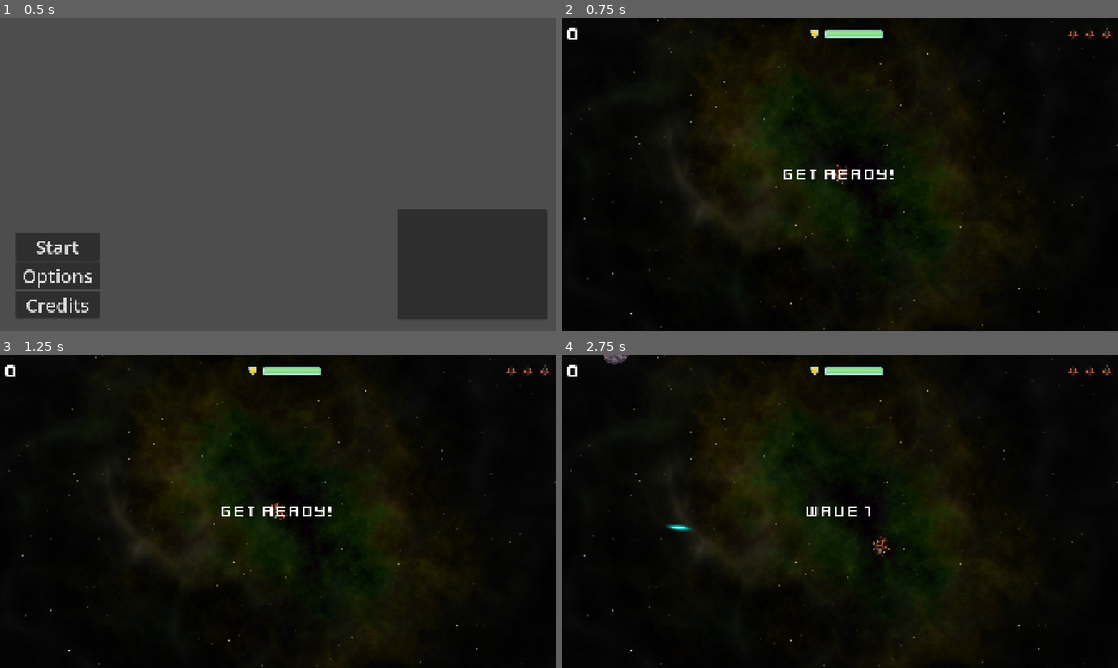
Above: before the commit, frames 1-4 (two rows, left to right).
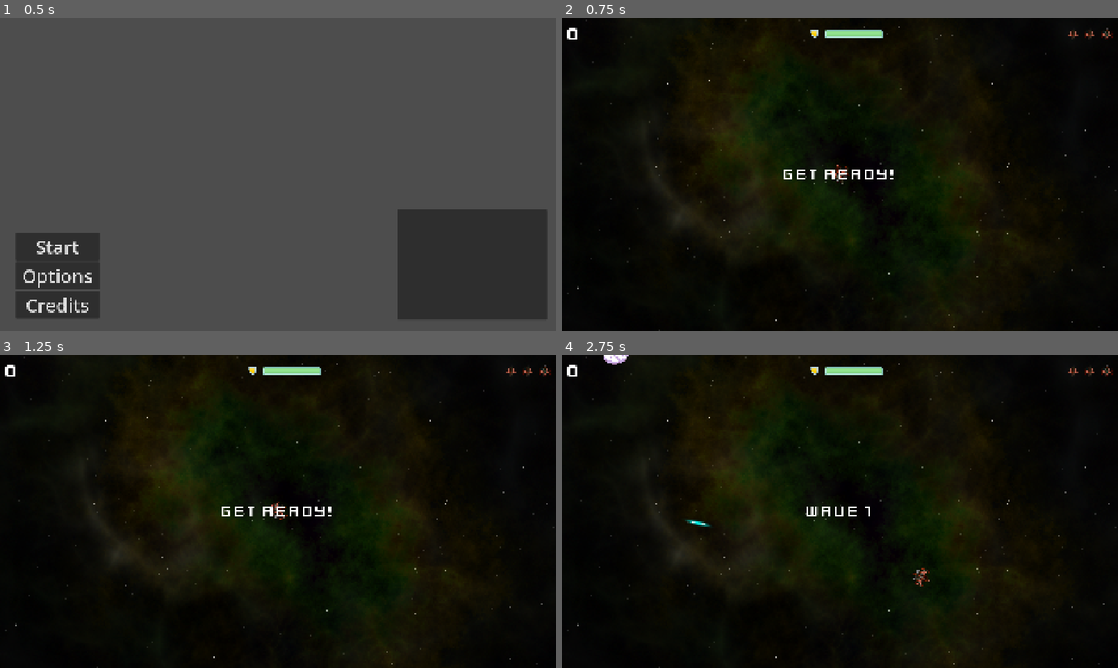
Above: after the commit, the same moments.

Repository: Caique-BR/space-rocks
Game: Godot game, scene res://menu/menu.tscn
The game is run twice, just before and just after one commit, with the same random seed, the same clock (stepped at 60 frames per second) and the same inputs.
Inputs (mouse positions are in pixels of both pictures, inside the frame that each line leads up to):
- Up to frame 1 (0.5 s): no input
- Up to frame 2 (0.75 s): click "Start" at 0.5 s
- Up to frame 3 (1.25 s): no input
- Up to frame 4 (2.75 s): tap Enter at 1.25 s; move the mouse to (962, 495) at 1.27 s; hold W (thrust) 1.28-2.03 s; hold Shift (boost, bound only after the commit) 1.28-2.03 s; move the mouse to (728, 527) at 2.02 s; tap Space (shoot) at 2.1 s; tap Shift (boost, bound only after the commit) at 2.3 s

Frame 1 is identical in both runs. In frame 2, 0.6% of the frame differs, in the area x 0-100%, y 0-100%; in frame 3, 0.6%; in frame 4, 1.1%.

Commit message:
update collisions

Diff:
--- a/asteroid/asteroid.gd
+++ b/asteroid/asteroid.gd
@@ -4,9 +4,10 @@
 
 @onready var animated_sprite2d : AnimatedSprite2D = get_node("AnimatedSprite2D")
 @onready var animation_player : AnimationPlayer = get_node("AnimationPlayer")
-@onready var collision_shape : CollisionShape2D = get_node("CollisionShape2D")
+@onready var collision_shape2d : CollisionShape2D = get_node("CollisionShape2D")
 @onready var hitbox_component : HitboxComponent = get_node("HitboxComponent")
-
+@onready var hurtbox_component : HurtboxComponent = get_node("HurtboxComponent")
+@onready var health_component : HealthComponent = get_node("HealthComponent")
 
 @onready var asteroid_texture : Texture2D = load("res://assets/asteroid/asteroid.png")
 
@@ -15,32 +16,16 @@
 var radius : int = 0
 var scale_factor : float = 0.2
 
-var health : int = 0 ## Health represents the asteroid's current health amount
-## Asteroids are big chunks of rocks and having it exploding after a single shot fells unnatural
-## By having a health, we can make asteroids more resistent based on its size
-## The initial health will uses the value of `size` passed on the `start` function
-## If an asteroid have 3 of size, it will have to take 3 hits before exploding
-
 func start(_position, _velocity, _size): # handles asteroid creation size and speed
 	position = _position
 	size = _size
 	mass = 1.5 * size
 	linear_velocity = _velocity
 	angular_velocity = randf_range(-PI, PI)
-	health = _size
-
-func hurt(): ## Handles the asteroid current's state of health
-	health -= 1 ## If the function `hurt` was called it means that something hit the asteroid, so we start by subtracting -1 of the asteroid's health
-	## This allows health to hit 0 as value what we handle below on the code
-
-	if health == 0: ## If health is equal to 0 after subtracting we can then start exploding and duplicating the rock, if necessary
-		explode() ## Calls explodes
-	else: ## `health` then is still greater than 0
-		animation_player.play("hurt") ## Only play hurt animation and asteroid remains alive
 
 func explode(): # asteroid goes boom
 
-	collision_shape.set_deferred("disabled", true)
+	collision_shape2d.set_deferred("disabled", true)
 	var next_rock_linear_velocity = linear_velocity
 	linear_velocity = Vector2.ZERO
 
@@ -51,20 +36,31 @@
 	exploded.emit(size, radius, position, next_rock_linear_velocity) # emits the exploded signal for dupping asteroids
 	queue_free()
 
+## BUILT-IN
+
 func _ready() -> void:
 	animated_sprite2d.scale = (Vector2(4.25, 4.25) * scale_factor * size)
 	radius = int(asteroid_texture.get_size().x / 2 * animated_sprite2d.scale.x)
 
 	var shape = CircleShape2D.new()
-	var hit_box_shape = CircleShape2D.new()
+
 	shape.radius = radius
-	hit_box_shape.radius = radius
-	$CollisionShape2D.shape = shape
+	collision_shape2d.shape = shape
+	health_component.health = size
 
-	$HitboxComponent/CollisionShape2D.shape = hit_box_shape
+	$HitboxComponent/CollisionShape2D.shape = shape.duplicate()
 
 func _integrate_forces(physics_state): # screen wrap for the asteroids
 	var xform = physics_state.transform
 	xform.origin.x = wrap(xform.origin.x, 0 - radius, screensize.x + radius)  # uses the radius so the asteroid leave the screen completely before tping it
 	xform.origin.y = wrap(xform.origin.y, 0 - radius, screensize.y + radius)
 	physics_state.transform = xform
+
+## SIGNAL HANDLERS
+
+func _on_health_changed(_health: int) -> void:
+	animation_player.play("hurt")
+
+func _on_health_depleted() -> void:
+	hurtbox_component.disable_hurtbox()
+	explode()
--- a/asteroid/asteroid.tscn
+++ b/asteroid/asteroid.tscn
@@ -4,6 +4,8 @@
 [ext_resource type="Texture2D" uid="uid://chswsfmjap7tx" path="res://assets/asteroid/asteroid.png" id="2_84fqd"]
 [ext_resource type="Texture2D" uid="uid://cn70vuye720wg" path="res://assets/asteroid/explosion.png" id="3_7gw88"]
 [ext_resource type="Script" uid="uid://d33wds1kipash" path="res://components/hitbox_component.gd" id="4_iic4w"]
+[ext_resource type="Script" uid="uid://bh5hqmbepj133" path="res://components/hurtbox_component.gd" id="5_84fqd"]
+[ext_resource type="Script" uid="uid://c8r28mx4wq1r5" path="res://components/health_component.gd" id="6_7gw88"]
 
 [sub_resource type="PhysicsMaterial" id="PhysicsMaterial_olyy0"]
 bounce = 1.0
@@ -118,6 +120,9 @@
 [sub_resource type="CircleShape2D" id="CircleShape2D_iic4w"]
 radius = 81.055534
 
+[sub_resource type="CircleShape2D" id="CircleShape2D_7gw88"]
+radius = 81.055534
+
 [node name="Asteroid" type="RigidBody2D" unique_id=1555947250 groups=["asteroids"]]
 position = Vector2(-1, 0)
 physics_material_override = SubResource("PhysicsMaterial_olyy0")
@@ -143,3 +148,20 @@
 
 [node name="CollisionShape2D" type="CollisionShape2D" parent="HitboxComponent" unique_id=780293824]
 shape = SubResource("CircleShape2D_iic4w")
+
+[node name="HurtboxComponent" type="Area2D" parent="." unique_id=2136352451 node_paths=PackedStringArray("health_component")]
+collision_layer = 6
+collision_mask = 6
+script = ExtResource("5_84fqd")
+health_component = NodePath("../HealthComponent")
+metadata/_custom_type_script = "uid://bh5hqmbepj133"
+
+[node name="CollisionShape2D" type="CollisionShape2D" parent="HurtboxComponent" unique_id=1711146476]
+shape = SubResource("CircleShape2D_7gw88")
+
+[node name="HealthComponent" type="Node" parent="." unique_id=2027917006]
+script = ExtResource("6_7gw88")
+metadata/_custom_type_script = "uid://c8r28mx4wq1r5"
+
+[connection signal="health_changed" from="HealthComponent" to="." method="_on_health_changed"]
+[connection signal="health_depleted" from="HealthComponent" to="." method="_on_health_depleted"]
--- a/components/hitbox_component.gd
+++ b/components/hitbox_component.gd
@@ -1,10 +1,13 @@
 class_name HitboxComponent
 extends Area2D
 
-@export var damage : int = 0: set = set_damage, get = get_damage
+signal hit(hurtbox)
 
-func set_damage(value: int) -> void:
-	damage = value
+@export var damage : int = 0
 
-func get_damage() -> int:
-	return damage
+func _ready() -> void:
+	connect("area_entered", _on_area_entered)
+
+func _on_area_entered(area):
+	if area is HurtboxComponent:
+		emit_signal("hit", area)
--- a/components/hurtbox_component.gd
+++ b/components/hurtbox_component.gd
@@ -6,8 +6,20 @@
 @export var health_component: HealthComponent
 @export var shield_component: ShieldComponent
 
+func disable_hurtbox():
+	set_deferred("monitorable", false)
+	set_deferred("monitoring", false)
+
+func enable_hurtbox():
+	set_deferred("monitorable", true)
+	set_deferred("monitoring", true)
+
+## BUILT-IN
+
 func _ready() -> void:
 	connect("area_entered", _on_area_entered)
+
+## SIGNAL HANDLERS
 
 func _on_area_entered(hitbox: HitboxComponent):
 	if shield_component: shield_component.shield -= hitbox.damage * 25
--- a/enemy/enemy.tscn
+++ b/enemy/enemy.tscn
@@ -89,7 +89,7 @@
 metadata/_custom_type_script = "uid://c8r28mx4wq1r5"
 
 [node name="HurtboxComponent" type="Area2D" parent="." unique_id=1998445922 node_paths=PackedStringArray("health_component")]
-collision_layer = 0
+collision_layer = 2
 collision_mask = 2
 script = ExtResource("10_o3pv7")
 health_component = NodePath("../HealthComponent")
--- a/main/camera_2d.gd
+++ b/main/camera_2d.gd
@@ -1,7 +1,40 @@
+class_name Camera
 extends Camera2D
 
 @export var player : Player
-@onready var screensize_normalized : Vector2 = get_viewport().get_visible_rect().size / 2
+@onready var screensize : Vector2 = get_viewport().get_visible_rect().size
 
-func _process(_delta: float) -> void:
-	position = player.global_position / 10
+var shake_intensity : float = 0.0
+var active_shake_time : float = 0.0
+
+var shake_decay : float = 5.0
+
+var shake_time : float = 0.0
+var shake_time_speed : float = 20.0
+
+var noise : FastNoiseLite = FastNoiseLite.new()
+
+func screen_shake(intensity: int, time: float):
+	randomize()
+	noise.seed = randi()
+	noise.frequency = 2.0
+
+	shake_intensity = intensity
+	active_shake_time = time
+	shake_time = 0.0
+
+func _process(delta: float) -> void:
+	if active_shake_time > 0:
+		shake_time += delta * shake_time_speed
+		active_shake_time -= delta
+
+		offset = Vector2(
+			noise.get_noise_2d(shake_time, 0) * shake_intensity,
+			noise.get_noise_2d(0, shake_time) * shake_intensity,
+		)
+
+		shake_intensity = max(shake_intensity - shake_decay * delta, 0)
+	else:
+		offset = lerp(offset, Vector2.ZERO, 10.5 * delta)
+
+	#position = (player.global_position - screensize / 2) * 0.05
--- a/main/main.gd
+++ b/main/main.gd
@@ -6,6 +6,8 @@
 
 @export var asteroid_scene : PackedScene
 @export var enemy_scene : PackedScene
+
+@onready var camera : Camera = get_node("Camera2D")
 
 var screensize = Vector2.ZERO
 var level = 0
@@ -87,8 +89,10 @@
 ## SIGNAL HANDLERS
 
 func _on_asteroid_exploded(size, radius, pos, vel): #dupes the asteroids that gets shot
+	#camera.screen_shake(15, 0.5)
 	$ExplosionSound.play()
 	score += 1
+
 	if size <= 2:
 		$HUD.update_score(score)
 	else:
--- a/main/main.tscn
+++ b/main/main.tscn
@@ -26,12 +26,15 @@
 [node name="Background" type="Sprite2D" parent="." unique_id=1517349513]
 texture_filter = 1
 position = Vector2(960, 540)
+scale = Vector2(1.1537038, 1.1537037)
 texture = ExtResource("1_pjrb6")
 
 [node name="Player" parent="." unique_id=37309876 instance=ExtResource("2_xwkvk")]
 position = Vector2(973, 542)
 
 [node name="RockPath" type="Path2D" parent="." unique_id=2123958418]
+position = Vector2(-147.55542, -82.99994)
+scale = Vector2(1.1537036, 1.1537036)
 curve = SubResource("Curve2D_c651c")
 
 [node name="RockSpawn" type="PathFollow2D" parent="RockPath" unique_id=95194906]
@@ -53,8 +56,7 @@
 volume_db = -10.0
 
 [node name="Camera2D" type="Camera2D" parent="." unique_id=1809309133 node_paths=PackedStringArray("player")]
-offset = Vector2(960, 540)
-enabled = false
+position = Vector2(960, 540)
 script = ExtResource("10_0i4oc")
 player = NodePath("../Player")
 
--- a/player/components/player_input_component.gd
+++ b/player/components/player_input_component.gd
@@ -12,7 +12,12 @@
 
 	if Input.is_action_pressed("thrust"):
 		rear_exhaust.emitting = true
-		player.thrust = player.transform.x * player.engine_power
+
+		if Input.is_action_pressed("boost"):
+			player.thrust = player.transform.x * (player.engine_power + 500)
+		else:
+			player.thrust = player.transform.x * player.engine_power
+
 		if not engine_sound.playing: engine_sound.play()
 	else: engine_sound.stop()
 
--- a/player/player.gd
+++ b/player/player.gd
@@ -98,7 +98,6 @@
 	$GunCooldown.wait_time = fire_rate
 
 func _physics_process(_delta):
-	print(floori(get_local_mouse_position().y))
 	if floori(get_local_mouse_position().y)  < -80:
 		air_exhaust_right.hide()
 		air_exhaust_left.show()
@@ -108,10 +107,6 @@
 	else:
 		air_exhaust_left.hide()
 		air_exhaust_right.hide()
-
-
-
-
 
 	constant_force = thrust
 	var mouse_pos = get_global_mouse_position()
--- a/player/player.tscn
+++ b/player/player.tscn
@@ -155,7 +155,6 @@
 metadata/_custom_type_script = "uid://cningoo26cdpa"
 
 [node name="HurtboxComponent" type="Area2D" parent="." unique_id=2055247690 node_paths=PackedStringArray("health_component", "shield_component")]
-collision_layer = 0
 script = ExtResource("9_hg6s5")
 health_component = NodePath("../HealthComponent")
 shield_component = NodePath("../ShieldComponent")
--- a/project.godot
+++ b/project.godot
@@ -57,6 +57,11 @@
 "events": [Object(InputEventKey,"resource_local_to_scene":false,"resource_name":"","device":-1,"window_id":0,"alt_press …(192 unchanged characters)…
 ]
 }
+boost={
+"deadzone": 0.2,
+"events": [Object(InputEventKey,"resource_local_to_scene":false,"resource_name":"","device":-1,"window_id":0,"alt_pressed":false,"shift_pressed":false,"ctrl_pressed":false,"meta_pressed":false,"pressed":false,"keycode":0,"physical_keycode":4194325,"key_label":0,"unicode":0,"location":0,"echo":false,"script":null)
+]
+}
 
 [layer_names]
 
--- a/projectiles/laser/laser.gd
+++ b/projectiles/laser/laser.gd
@@ -14,6 +14,7 @@
 	transform.x = _transform_x
 	velocity = transform.x * speed
 	hitbox_component.set_collision_layer_value(layer, true)
+	hitbox_component.set_collision_mask_value(layer, true)
 
 func explode_bullet(): # Called when bullet hits something
 	## The bullet disappearing instanly after hitting a target does not give enough response to the player
@@ -34,5 +35,8 @@
 func _process(delta):
 	position += velocity * delta
 
+func _on_hit(_hurtbox: Variant) -> void:
+	explode_bullet()
+
 func _on_visible_on_screen_notifier_2d_screen_exited(): # delets the bullet when exiting the sceen
 	queue_free()
--- a/projectiles/laser/laser.tscn
+++ b/projectiles/laser/laser.tscn
@@ -494,3 +494,4 @@
 debug_color = Color(0, 0, 0, 0.41960785)
 
 [connection signal="screen_exited" from="VisibleOnScreenNotifier2D" to="." method="_on_visible_on_screen_notifier_2d_screen_exited"]
+[connection signal="hit" from="HitboxComponent" to="." method="_on_hit"]
